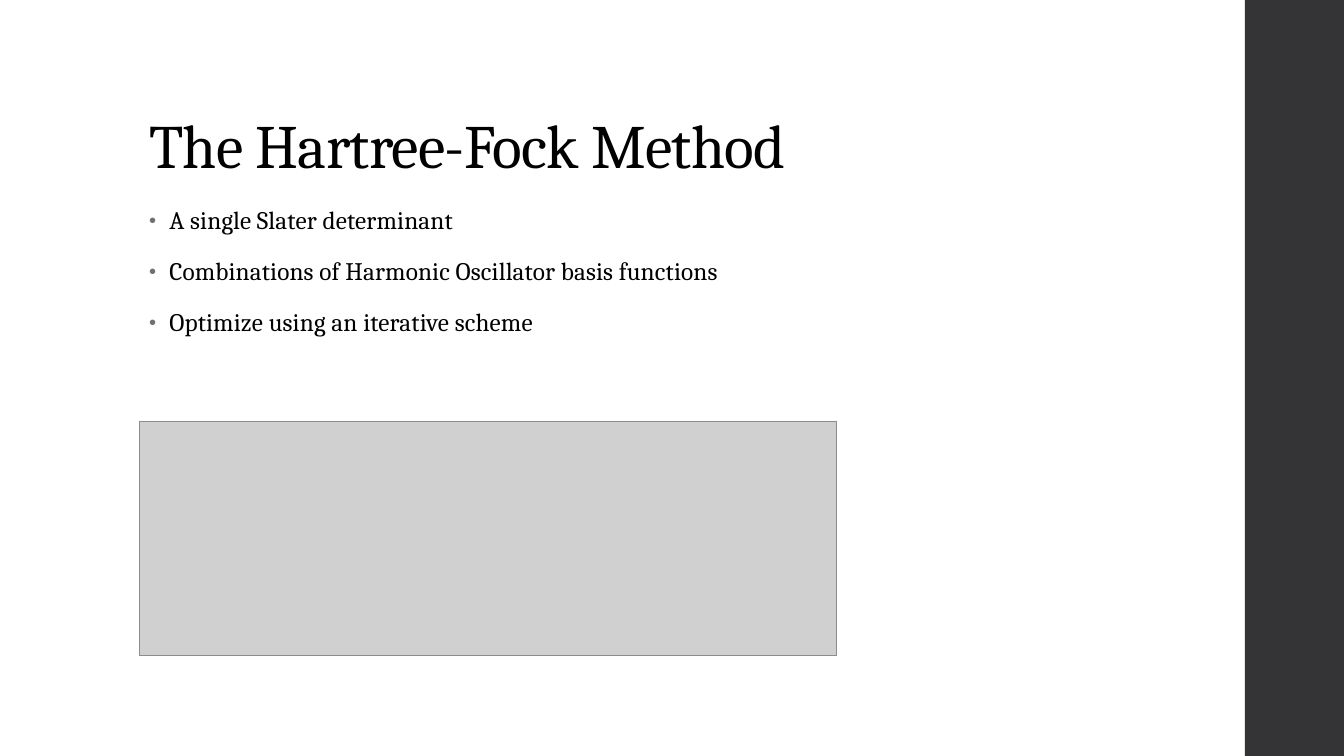
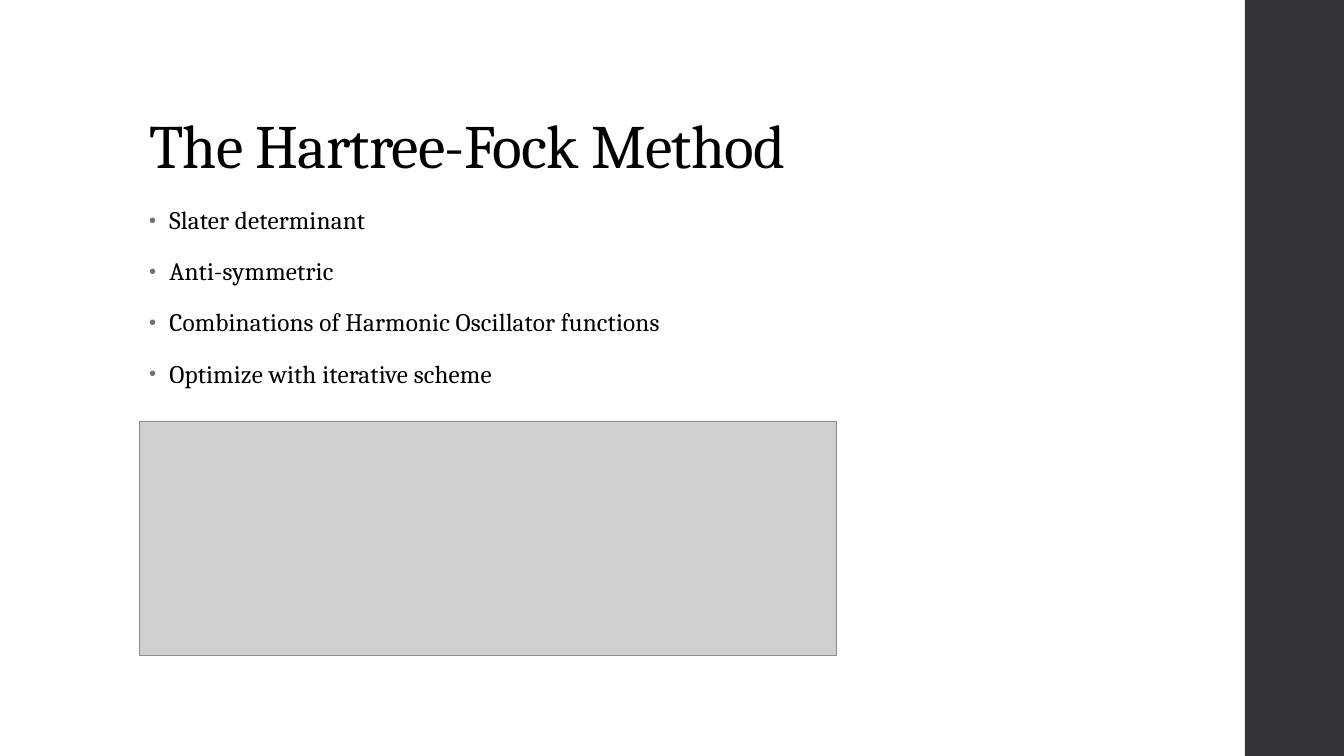
Before and after one commit to KarlHenrik/ComputationalPhysicsMaster, a slide deck: slide 6 of Thesis/Thesis Presentation.pptx. Drawn at 1344x756 pixels with LibreOffice and Linux fonts; fonts in the diff are those of the drawing; grey boxes stand for pictures. Boxes give left, top, right and bottom in pixels: in the first picture for what was removed or moved away, otherwise in the second. Text is boxed around its words. In the diff, an @@ line names an element or a change of style, - is before the commit and + after.

```diff
--- a/Thesis/Thesis Presentation.pptx
+++ b/Thesis/Thesis Presentation.pptx
@@ text at [169,211,660,389]: text changed @@
-• A single Slater determinant
-• Combinations of Harmonic Oscillator basis functions
-• Optimize using an iterative scheme
+• Slater determinant
+• Anti-symmetric
+• Combinations of Harmonic Oscillator functions
+• Optimize with iterative scheme
```
Also in this commit, not shown: 10 other slides changed, 6 slides added, 7 slides removed, 1 other file.
